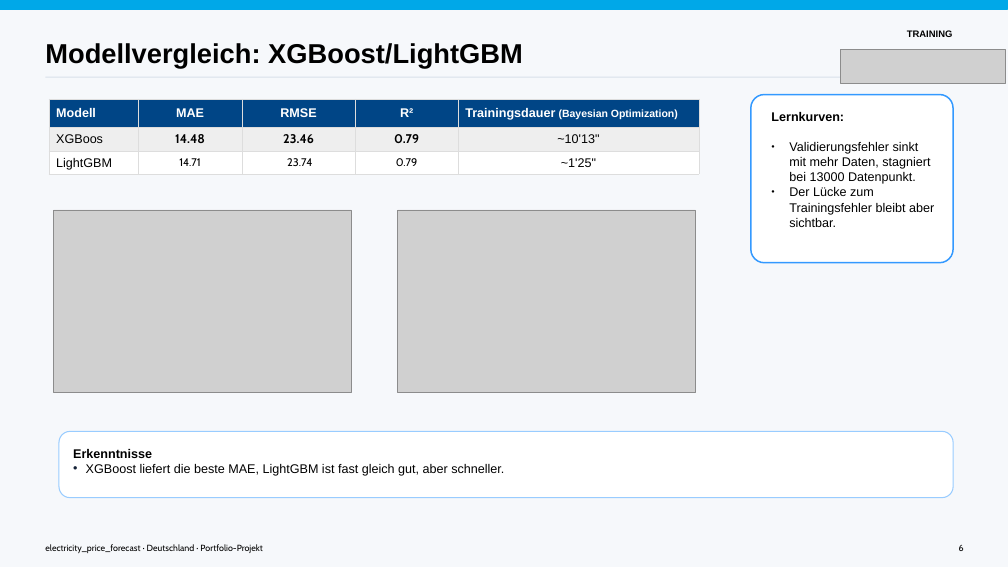
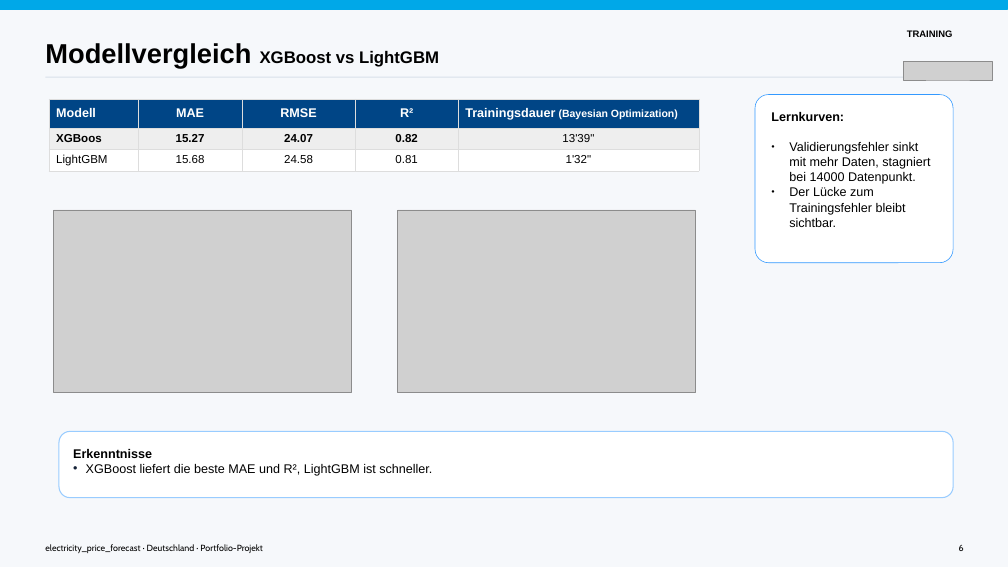
Before and after one commit to SW-oasen/electricity_price_forecast, a slide deck: slide 8 of presentation/orig/Strompreis_Vorhersagen.odp. Drawn at 1008x567 pixels with LibreOffice and Linux fonts; fonts in the diff are those of the drawing; grey boxes stand for pictures. Boxes give left, top, right and bottom in pixels: in the first picture for what was removed or moved away, otherwise in the second. Text is boxed around its words. In the diff, an @@ line names an element or a change of style, - is before the commit and + after.

```diff
--- a/presentation/orig/Strompreis_Vorhersagen.odp
+++ b/presentation/orig/Strompreis_Vorhersagen.odp
@@ text at box(45, 43, 439, 68): text changed; size 26 to 16 pt @@
-Modellvergleich: XGBoost/LightGBM
+Modellvergleich XGBoost vs LightGBM
@@ picture: place and size @@
-picture at box(841, 50, 1006, 83)
+picture at box(904, 62, 993, 80)
@@ table at box(48, 99, 699, 171) @@
-row 2: XGBoos | 14.48 | 23.46 | 0.79 | ~10'13"
+row 2: XGBoos | 15.27 | 24.07 | 0.82 | 13'39"
-row 3: LightGBM | 14.71 | 23.74 | 0.79 | ~1'25"
+row 3: LightGBM | 15.68 | 24.58 | 0.81 | 1'32"
@@ size 12 to 11 pt in "XGBoos", "LightGBM" @@
@@ bold on in "XGBoos" @@
@@ rounded rectangle: place and size @@
-rounded rectangle at box(751, 95, 954, 262)
+rounded rectangle at box(755, 95, 954, 262)
@@ rounded rectangle at box(755, 95, 954, 262): outline #3399FF 1.42 pt to #3399FF 0.57 pt @@
@@ text at box(789, 142, 930, 227): text changed @@
-● Validierungsfehler sinkt mit mehr Daten, stagniert bei 13000 Datenpunkt.
-● Der Lücke zum Trainingsfehler bleibt aber sichtbar.
+● Validierungsfehler sinkt mit mehr Daten, stagniert bei 14000 Datenpunkt.
+● Der Lücke zum Trainingsfehler bleibt sichtbar.
@@ text at box(86, 464, 432, 476): text changed @@
-• XGBoost liefert die beste MAE, LightGBM ist fast gleich gut, aber schneller.
+• XGBoost liefert die beste MAE und R², LightGBM ist schneller.
```
Also in this commit, not shown: 10 other slides changed, 1 slide added, 1 slide removed, 13 other files.
